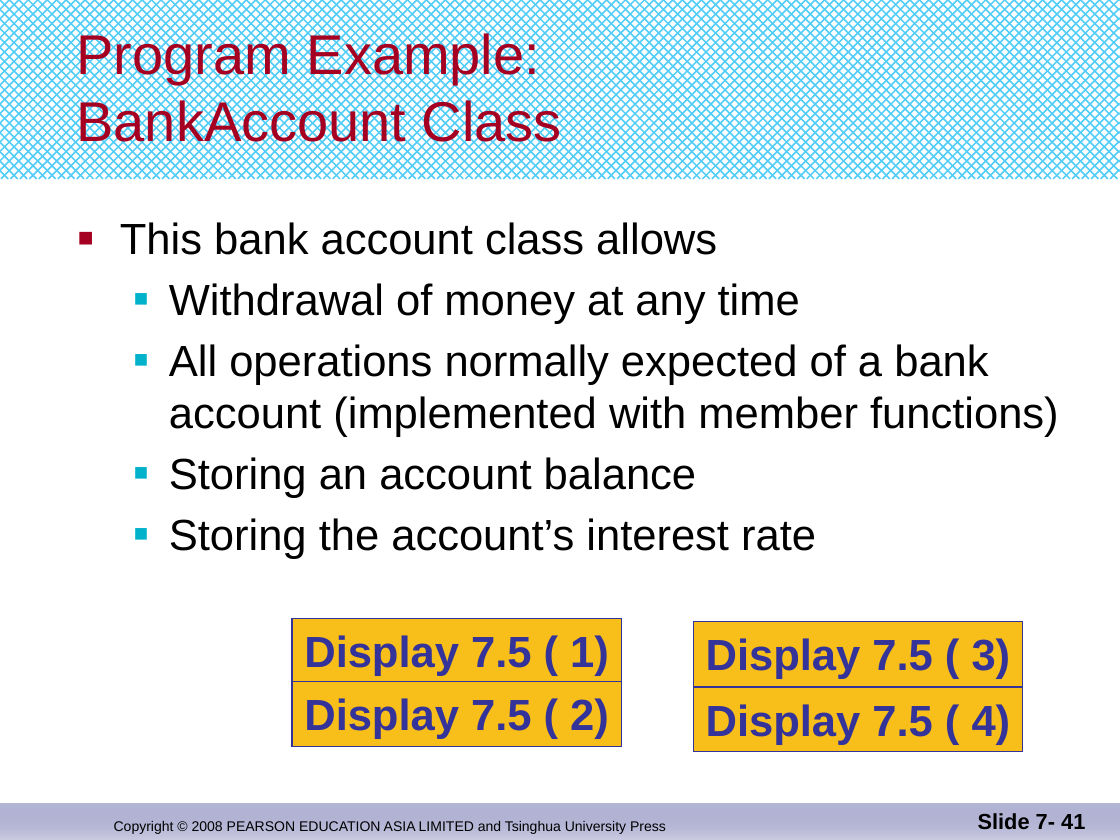
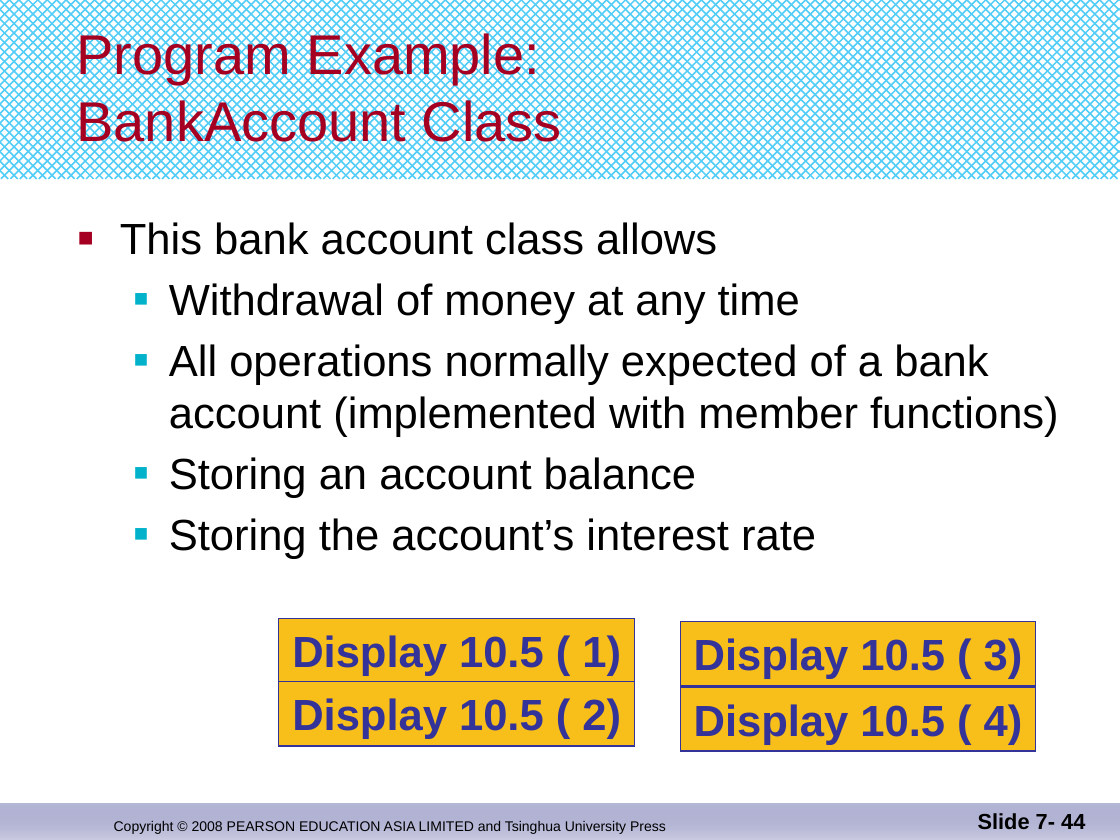
Before and after one commit to djuanbei/CPLUSPLUS, a slide deck: slide 44 of ppt/Chapter 10.pptx (slide 41 before the commit). Drawn at 1120x840 pixels with LibreOffice and Linux fonts; fonts in the diff are those of the drawing. Boxes give left, top, right and bottom in pixels: in the first picture for what was removed or moved away, otherwise in the second. Text is boxed around its words. In the diff, an @@ line names an element or a change of style, - is before the commit and + after.

```diff
--- a/ppt/Chapter 10.pptx
+++ b/ppt/Chapter 10.pptx
@@ rectangle "Display 10.5 ( 1)": place and size @@
-rectangle "Display 10.5 ( 1)" at box(292, 619, 622, 684)
+rectangle "Display 10.5 ( 1)" at box(279, 619, 635, 683)
@@ rectangle "Display 10.5 ( 3)": place and size @@
-rectangle "Display 10.5 ( 3)" at box(693, 622, 1023, 687)
+rectangle "Display 10.5 ( 3)" at box(680, 622, 1036, 685)
@@ text in rectangle at box(292, 635, 621, 676): text changed @@
-Display 7.5 ( 1)
+Display 10.5 ( 1)
@@ text in rectangle at box(694, 638, 1023, 679): text changed @@
-Display 7.5 ( 3)
+Display 10.5 ( 3)
@@ rectangle "Display 10.5 ( 2)": place and size @@
-rectangle "Display 10.5 ( 2)" at box(292, 682, 622, 747)
+rectangle "Display 10.5 ( 2)" at box(279, 682, 635, 746)
@@ rectangle "Display 10.5 ( 4)": place and size @@
-rectangle "Display 10.5 ( 4)" at box(693, 687, 1023, 752)
+rectangle "Display 10.5 ( 4)" at box(680, 687, 1036, 750)
@@ text in rectangle at box(292, 698, 621, 739): text changed @@
-Display 7.5 ( 2)
+Display 10.5 ( 2)
@@ text in rectangle at box(694, 704, 1023, 745): text changed @@
-Display 7.5 ( 4)
+Display 10.5 ( 4)
@@ page number at box(978, 813, 1085, 829): text changed @@
-Slide 7- 41
+Slide 7- 44
```
Also in this commit, not shown: 43 other slides changed, 4 slides added, 1 slide removed.
